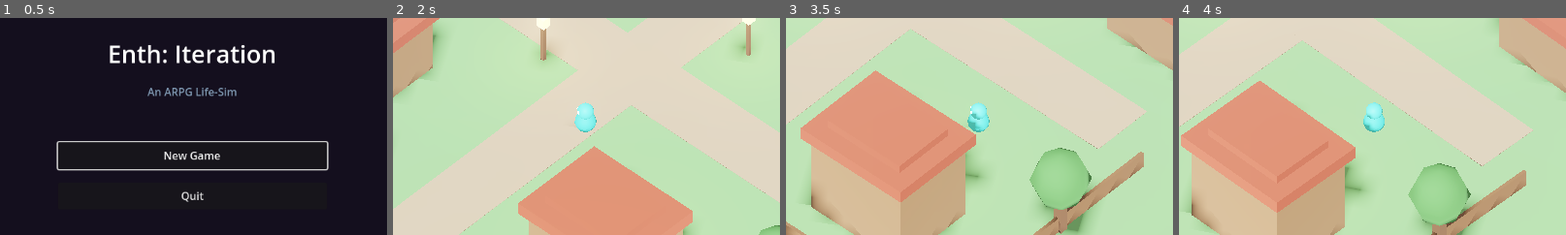
Above: before the commit, frames 1-4 (left to right).
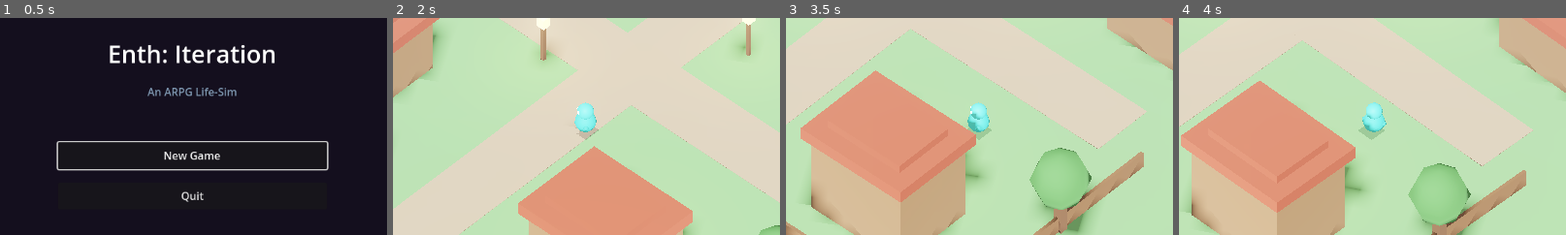
Above: after the commit, the same moments.

Repository: hwashburn1011/enth-iteration
Game: Godot game, scene res://scenes/main/MainMenu.tscn
Same seed, same stepped clock (60 frames per second), same inputs: the game is played once before the commit and once after it.
Inputs (mouse positions are % of the whole screen's width and height, from its top left):
- Up to frame 1 (0.5 s): no input
- Up to frame 2 (2 s): click "New Game" at 0.5 s; tap Enter at 1.25 s; move the mouse to (72, 45) at 1.27 s; hold D (move_right) from 1.28 s (still down); tap 1 (ability_1) at 1.35 s; click (72, 45) at 1.42 s
- Up to frame 3 (3.5 s): move the mouse to (30, 55) at 2.02 s; release D (move_right) at 2.03 s; hold S (move_back) 2.03-2.78 s; tap 2 (ability_2) at 2.1 s; move the mouse to (60, 28) at 2.77 s; hold D (move_right) from 2.78 s (still down); tap 3 (ability_3) at 2.85 s
- Up to frame 4 (4 s): move the mouse to (45, 70) at 3.52 s; release D (move_right) at 3.53 s; hold W (move_forward) from 3.53 s (still down); tap 4 (ability_4) at 3.6 s; click (45, 70) at 3.67 s
The pictures show only the part of the screen within x 25-75%, y 24-74%; the shares and areas given below are measured in that part.

Frame 1 is identical in both runs. In frame 2, 0.1% of the frame differs, in the area x 47-54%, y 50-57%; in frame 3, 0.1%; in frame 4, 0.2%, in the area x 46-54%, y 45-57%.

Commit message:
visual: player shadow disc, arm stubs, feet for better silhouette
Add runtime-built extras to Globbler:
- Shadow disc (semi-transparent black plane under feet)
- Small sphere arm stubs on each side for recognizable silhouette
- Feet stubs at bottom for grounding

Per style guide: clear head/body separation, unique silhouette,
must be recognizable in black outline.

Co-Authored-By: Claude Opus 4.6 (1M context) <noreply@anthropic.com>

Diff:
--- a/scenes/entities/player/player.gd
+++ b/scenes/entities/player/player.gd
@@ -34,6 +34,7 @@
 
 func _ready() -> void:
 	add_to_group(&"player")
+	_build_player_extras()
 	dash_cooldown_timer.one_shot = true
 	dash_cooldown_timer.timeout.connect(_on_dash_cooldown_timeout)
 	attack_cooldown_timer.one_shot = true
@@ -42,6 +43,46 @@
 	hitbox_component.damage_source = self
 	hurtbox_component.hit_received.connect(_on_hit_received)
 	level_component.leveled_up.connect(_on_leveled_up)
+
+
+func _build_player_extras() -> void:
+	# Shadow disc under player
+	var shadow: MeshInstance3D = MeshInstance3D.new()
+	var shadow_mesh: PlaneMesh = PlaneMesh.new()
+	shadow_mesh.size = Vector2(0.8, 0.8)
+	shadow.mesh = shadow_mesh
+	shadow.position = Vector3(0, 0.02, 0)
+	var shadow_mat: StandardMaterial3D = StandardMaterial3D.new()
+	shadow_mat.albedo_color = Color(0, 0, 0, 0.3)
+	shadow_mat.transparency = BaseMaterial3D.TRANSPARENCY_ALPHA
+	shadow_mat.shading_mode = BaseMaterial3D.SHADING_MODE_UNSHADED
+	shadow.material_override = shadow_mat
+	add_child(shadow)
+
+	# Small arm stubs for silhouette
+	var arm_mat: StandardMaterial3D = StandardMaterial3D.new()
+	arm_mat.albedo_color = Color(0.22, 0.78, 0.75)
+	arm_mat.roughness = 0.7
+	for side: float in [-0.4, 0.4]:
+		var arm: MeshInstance3D = MeshInstance3D.new()
+		var arm_mesh: SphereMesh = SphereMesh.new()
+		arm_mesh.radius = 0.12
+		arm_mesh.height = 0.24
+		arm.mesh = arm_mesh
+		arm.position = Vector3(side, 0.45, 0)
+		arm.material_override = arm_mat
+		model.add_child(arm)
+
+	# Small feet stubs
+	for side: float in [-0.15, 0.15]:
+		var foot: MeshInstance3D = MeshInstance3D.new()
+		var foot_mesh: SphereMesh = SphereMesh.new()
+		foot_mesh.radius = 0.1
+		foot_mesh.height = 0.15
+		foot.mesh = foot_mesh
+		foot.position = Vector3(side, 0.08, 0)
+		foot.material_override = arm_mat
+		model.add_child(foot)
 
 
 func _on_hit_received(damage_info: Resource) -> void:
